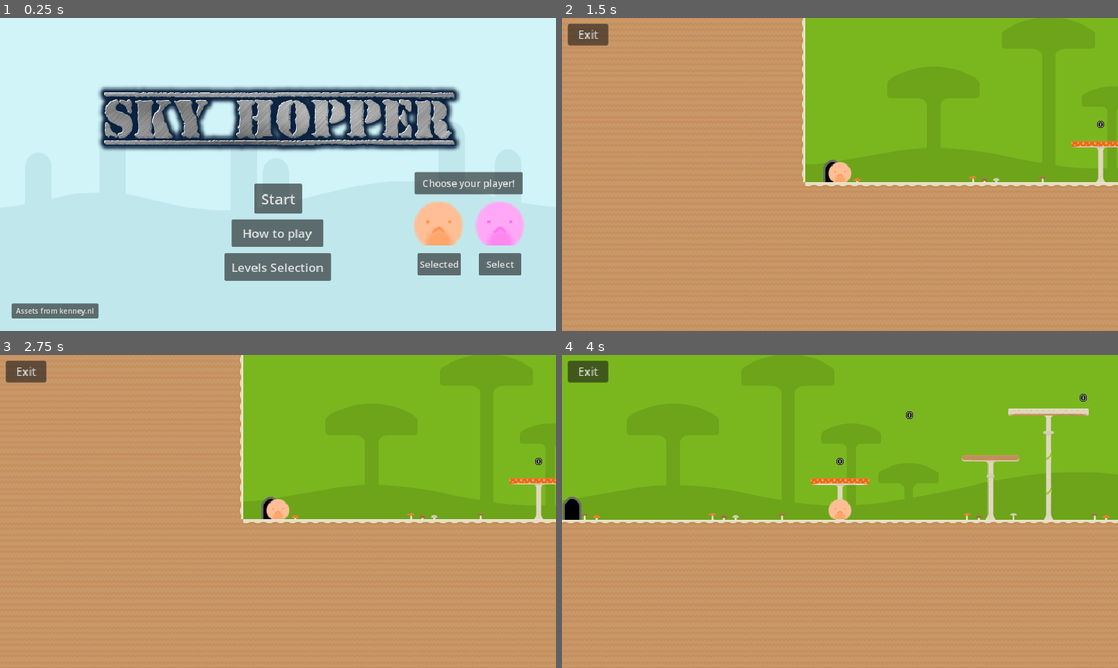
Above: before the commit, frames 1-4 (two rows, left to right).
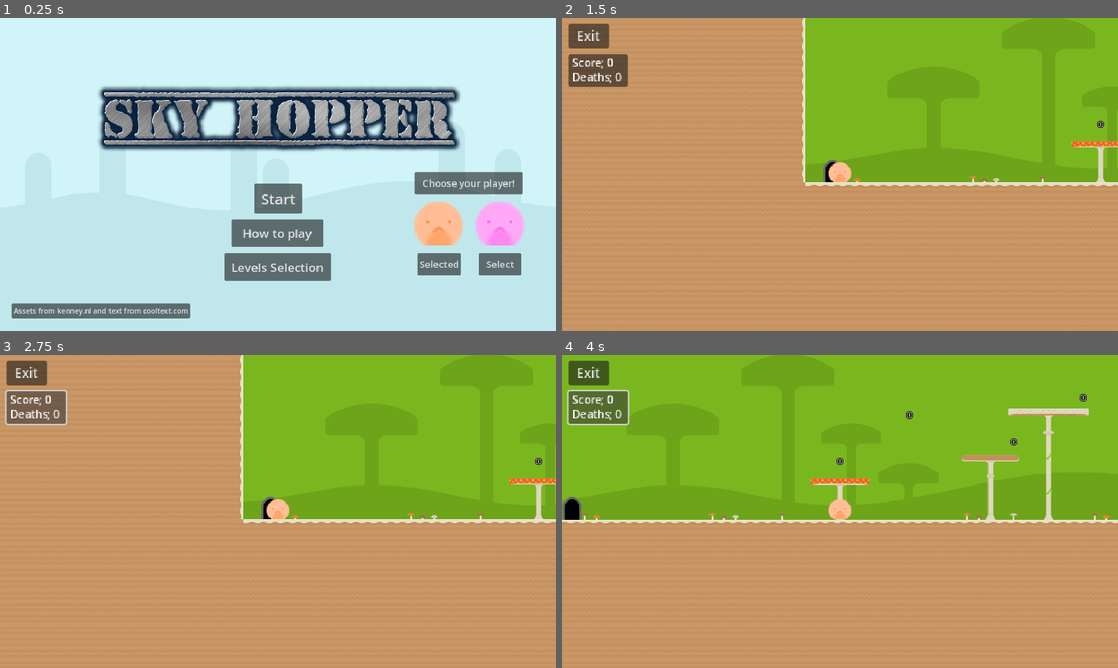
Above: after the commit, the same moments.

Repository: alisha356/Major-Project
Game: Godot game, scene res://main_menu.tscn
Two runs of this game, one before a commit and one after it. Both use one fixed random seed, a clock stepped at 60 frames per second and the inputs below.
Inputs (mouse positions are in pixels of both pictures, inside the frame that each line leads up to):
- Up to frame 1 (0.25 s): no input
- Up to frame 2 (1.5 s): click "Levels Selection" at 0.5 s; click "Level 2" at 1.25 s
- Up to frame 3 (2.75 s): click (38, 408) at 2.02 s
- Up to frame 4 (4 s): tap Enter at 2.75 s; hold Right (move_right) from 2.78 s (still down); tap W (jump) at 3.02, 3.77 s

The runs differ from the first frame. In frame 1, 0.9% of the frame differs, in the area x 2-35%, y 91-96%; in frame 2, 1.3%; in frame 3, 1.5%; in frame 4, 1.5%, in the area x 0-82%, y 1-29%.

Commit message:
Score and death counter
I added a score counter for the coins the player collects as well as a death counter for the amount of times the player dies. Both of these reset on a new level.

Diff:
--- a/coin.gd
+++ b/coin.gd
@@ -1,6 +1,10 @@
 extends Area2D
+
+@onready var score = $"../Player/Camera2D/Score"
 
 
 func _on_body_entered(body):
 	if body.name == "Player":
 		queue_free()
+		global.score += 1
+		score.text = "Score; " + str(global.score)
--- a/global_script.gd
+++ b/global_script.gd
@@ -1,3 +1,5 @@
 extends Node
 
 var character = "Orange Player"
+var score = 0
+var deaths = 0
--- a/level_1.gd
+++ b/level_1.gd
@@ -1,15 +1,14 @@
 extends Node2D
-
+@onready var deaths = $Player/Camera2D/Deaths
 
 func _ready():
+	global.score = 0
+	deaths.text = "Deaths; " + str(global.deaths)
 	if global.character == "Orange Player":
 		pass
 	if global.character == "Pink Player":
 		$"Player/Orange Player".set_visible(false)
 		$"Player/Pink Player".set_visible(true)
-
-
-
 
 func _on_exit_button_pressed():
 	get_tree().change_scene_to_file("res://main_menu.tscn")
@@ -20,6 +19,9 @@
 		get_tree().change_scene_to_file("res://level_intermission.tscn")
 
 
+
 func _on_respawn_point_body_entered(body):
 	if body == $Player:
+		global.score = 0
+		global.deaths += 1
 		get_tree().change_scene_to_file("res://level_1.tscn")
--- a/level_1.tscn
+++ b/level_1.tscn
@@ -518,8 +518,30 @@
 offset_top = -208.0
 offset_right = -322.0
 offset_bottom = -178.0
+theme_override_font_sizes/font_size = 18
+text = "Exit"
+
+[node name="Background" type="Button" parent="Player/Camera2D"]
+offset_left = -375.0
+offset_top = -166.0
+offset_right = -293.0
+offset_bottom = -121.0
+
+[node name="Score" type="Label" parent="Player/Camera2D"]
+offset_left = -370.0
+offset_top = -165.0
+offset_right = -309.0
+offset_bottom = -142.0
 theme_override_font_sizes/font_size = 15
-text = "Exit"
+text = "Score; 0"
+
+[node name="Deaths" type="Label" parent="Player/Camera2D"]
+offset_left = -370.0
+offset_top = -145.0
+offset_right = -297.0
+offset_bottom = -122.0
+theme_override_font_sizes/font_size = 15
+text = "Deaths; 0"
 
 [node name="Orange Player" type="AnimatedSprite2D" parent="Player"]
 position = Vector2(312, 212)
--- a/level_2.gd
+++ b/level_2.gd
@@ -1,6 +1,9 @@
 extends Node2D
+@onready var deaths = $Player/Camera2D/Deaths
 
 func _ready():
+	global.score = 0
+	deaths.text = "Deaths; " + str(global.deaths)
 	if global.character == "Orange Player":
 		pass
 	if global.character == "Pink Player":
@@ -19,4 +22,6 @@
 
 func _on_respawn_point_body_entered(body):
 	if body == $Player:
+		global.score = 0
+		global.deaths += 1
 		get_tree().change_scene_to_file("res://level_2.tscn")
--- a/level_2.tscn
+++ b/level_2.tscn
@@ -511,12 +511,34 @@
 zoom = Vector2(1.5, 1.5)
 
 [node name="Exit Button" type="Button" parent="Player/Camera2D"]
-offset_left = -376.0
+offset_left = -375.0
 offset_top = -208.0
-offset_right = -320.0
+offset_right = -319.0
 offset_bottom = -178.0
+theme_override_font_sizes/font_size = 18
+text = "Exit"
+
+[node name="Background" type="Button" parent="Player/Camera2D"]
+offset_left = -375.0
+offset_top = -166.0
+offset_right = -293.0
+offset_bottom = -121.0
+
+[node name="Score" type="Label" parent="Player/Camera2D"]
+offset_left = -370.0
+offset_top = -165.0
+offset_right = -309.0
+offset_bottom = -142.0
 theme_override_font_sizes/font_size = 15
-text = "Exit"
+text = "Score; 0"
+
+[node name="Deaths" type="Label" parent="Player/Camera2D"]
+offset_left = -370.0
+offset_top = -145.0
+offset_right = -297.0
+offset_bottom = -122.0
+theme_override_font_sizes/font_size = 15
+text = "Deaths; 0"
 
 [node name="Orange Player" type="AnimatedSprite2D" parent="Player"]
 position = Vector2(312, 212)
@@ -560,6 +582,9 @@
 [node name="Coin7" parent="." instance=ExtResource("11_yxuyl")]
 position = Vector2(1400, 612)
 
+[node name="Coin8" parent="." instance=ExtResource("11_yxuyl")]
+position = Vector2(88, 597)
+
 [connection signal="body_entered" from="End Door" to="." method="_on_area_2d_body_entered"]
 [connection signal="pressed" from="Player/Camera2D/Exit Button" to="." method="_on_exit_button_pressed"]
 [connection signal="body_entered" from="Respawn point" to="." method="_on_respawn_point_body_entered"]
--- a/level_3.gd
+++ b/level_3.gd
@@ -1,6 +1,9 @@
 extends Node2D
+@onready var deaths = $Player/Camera2D/Deaths
 
 func _ready():
+	global.score = 0
+	deaths.text = "Deaths; " + str(global.deaths)
 	if global.character == "Orange Player":
 		pass
 	if global.character == "Pink Player":
@@ -19,4 +22,6 @@
 
 func _on_respawn_point_body_entered(body):
 	if body == $Player:
+		global.score = 0
+		global.deaths += 1
 		get_tree().change_scene_to_file("res://level_3.tscn")
--- a/level_3.tscn
+++ b/level_3.tscn
@@ -432,18 +432,11 @@
 atlas = ExtResource("10_eu8ku")
 region = Rect2(0, 0, 32, 32)
 
-[sub_resource type="AtlasTexture" id="AtlasTexture_16jox"]
-atlas = ExtResource("11_neqtw")
-region = Rect2(0, 0, 32, 32)
-
 [sub_resource type="SpriteFrames" id="SpriteFrames_kg734"]
 animations = [{
 "frames": [{
 "duration": 1.0,
 "texture": SubResource("AtlasTexture_cptmu")
-}, {
-"duration": 1.0,
-"texture": SubResource("AtlasTexture_16jox")
 }],
 "loop": true,
 "name": &"Idle",
@@ -520,12 +513,34 @@
 zoom = Vector2(1.5, 1.5)
 
 [node name="Exit Button" type="Button" parent="Player/Camera2D"]
-offset_left = -371.0
+offset_left = -375.0
 offset_top = -205.0
-offset_right = -315.0
+offset_right = -319.0
 offset_bottom = -175.0
+theme_override_font_sizes/font_size = 18
+text = "Exit"
+
+[node name="Background" type="Button" parent="Player/Camera2D"]
+offset_left = -375.0
+offset_top = -166.0
+offset_right = -293.0
+offset_bottom = -121.0
+
+[node name="Score" type="Label" parent="Player/Camera2D"]
+offset_left = -370.0
+offset_top = -165.0
+offset_right = -309.0
+offset_bottom = -142.0
 theme_override_font_sizes/font_size = 15
-text = "Exit"
+text = "Score; 0"
+
+[node name="Deaths" type="Label" parent="Player/Camera2D"]
+offset_left = -370.0
+offset_top = -145.0
+offset_right = -297.0
+offset_bottom = -122.0
+theme_override_font_sizes/font_size = 15
+text = "Deaths; 0"
 
 [node name="Orange Player" type="AnimatedSprite2D" parent="Player"]
 position = Vector2(312, 212)
--- a/level_intermission.tscn
+++ b/level_intermission.tscn
@@ -29,9 +29,9 @@
 text = "Continue"
 
 [node name="Back" type="Button" parent="."]
-offset_left = 440.0
+offset_left = 436.0
 offset_top = 384.0
-offset_right = 720.0
+offset_right = 716.0
 offset_bottom = 456.0
 theme_override_font_sizes/font_size = 25
 text = "Back to main menu"
--- a/levels.gd
+++ b/levels.gd
@@ -1,12 +1,15 @@
 extends Node2D
 
 func _on_level_1_pressed():
+	global.deaths = 0
 	get_tree().change_scene_to_file("res://level_1.tscn")
 
 func _on_level_2_pressed():
+	global.deaths = 0
 	get_tree().change_scene_to_file("res://level_2.tscn")
 
 func _on_level_3_pressed():
+	global.deaths = 0
 	get_tree().change_scene_to_file("res://level_3.tscn")
 
 
--- a/main_menu.gd
+++ b/main_menu.gd
@@ -11,6 +11,7 @@
 
 
 func _on_start_button_pressed():
+	global.deaths = 0
 	get_tree().change_scene_to_file("res://level_1.tscn")
 
 
--- a/main_menu.tscn
+++ b/main_menu.tscn
@@ -110,7 +110,7 @@
 offset_right = 204.0
 offset_bottom = 623.0
 theme_override_font_sizes/font_size = 15
-text = "Assets from kenney.nl"
+text = "Assets from kenney.nl and text from cooltext.com"
 
 [connection signal="pressed" from="Start Button" to="." method="_on_start_button_pressed"]
 [connection signal="pressed" from="How-to" to="." method="_on_howto_pressed"]
Not shown: 1 places in level_3.tscn that only renumber resources
